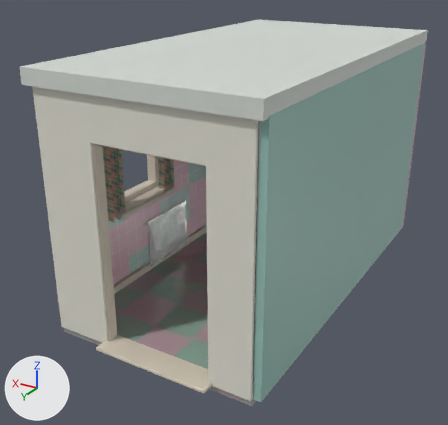
A saved change to the Blender file dream/blender/pastel_room.blend.
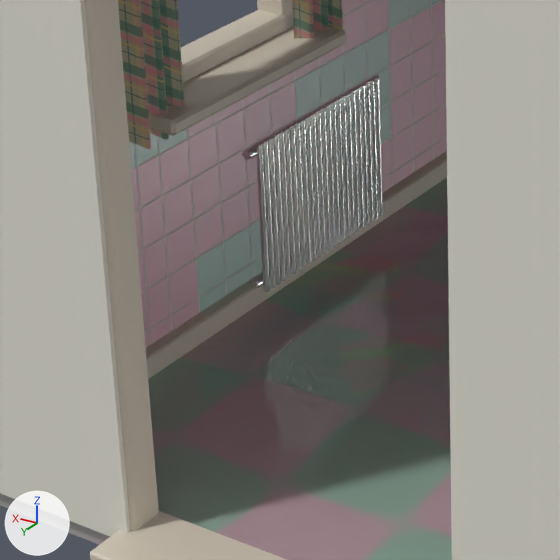
Old and new are each drawn whole from a camera (50 mm lens) standing at (-4.98, 7.61, 4.63) and looking at (-0.71, 0.5, 1.08) and again close up on the part from 15% to 54% of the width and 42% to 82% of the height. The axes (+X, +Y, +Z) are drawn at lower left. The lights are the same throughout. The older version's two pictures come first.
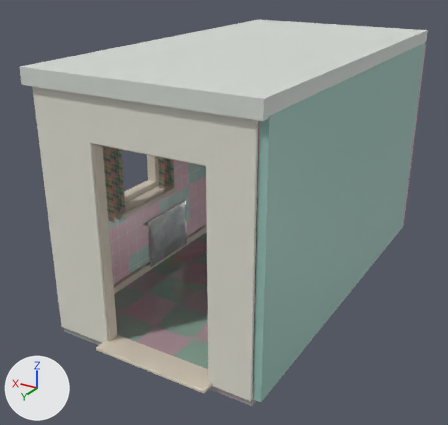
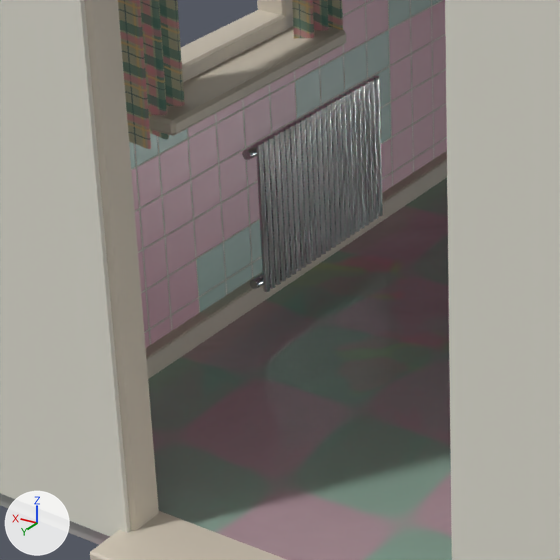
Pixel boxes (x1, y1, x2, y2) of what changed, in the close-ups (560 x 560 px):
'GEO-DREAM-radiator_fin.023', recoloured, surface changed (white to light grey)
    both: (256, 142, 270, 292)
'GEO-DREAM-radiator_fin.022', recoloured, surface changed (white to light grey)
    both: (261, 139, 275, 289)
'GEO-DREAM-radiator_fin.021', recoloured, surface changed (white to light grey)
    both: (267, 136, 281, 285)
'GEO-DREAM-radiator_fin.020', recoloured, surface changed (white to light grey)
    both: (272, 133, 286, 281)
'GEO-DREAM-radiator_fin.019', recoloured, surface changed (white to light grey)
    both: (277, 130, 291, 278)
'GEO-DREAM-radiator_fin.018', recoloured, surface changed (white to light grey)
    both: (283, 127, 296, 275)
'GEO-DREAM-radiator_fin.017', recoloured, surface changed (white to light grey)
    both: (288, 124, 301, 271)
'GEO-DREAM-radiator_fin.016', recoloured, surface changed (white to light grey)
    both: (293, 121, 306, 268)
'GEO-DREAM-radiator_fin.015', recoloured, surface changed (white to light grey)
    both: (298, 118, 311, 264)
'GEO-DREAM-radiator_fin.014', recoloured, surface changed (white to light grey)
    both: (304, 115, 316, 261)
'GEO-DREAM-radiator_fin.013', recoloured, surface changed (white to light grey)
    both: (309, 112, 321, 258)
'GEO-DREAM-radiator_fin.012', recoloured, surface changed (white to light grey)
    both: (314, 109, 326, 254)
'GEO-DREAM-radiator_fin.011', recoloured, surface changed (white to light grey)
    both: (319, 106, 331, 251)
'GEO-DREAM-radiator_fin.010', recoloured, surface changed (white to light grey)
    both: (324, 103, 336, 248)
'GEO-DREAM-radiator_fin.009', recoloured, surface changed (white to light grey)
    both: (329, 100, 341, 245)
'GEO-DREAM-radiator_fin.008', recoloured, surface changed (white to light grey)
    both: (334, 98, 346, 241)
'GEO-DREAM-radiator_fin.007', recoloured, surface changed (white to light grey)
    both: (339, 95, 350, 238)
'GEO-DREAM-radiator_fin.006', recoloured, surface changed (white to light grey)
    both: (344, 92, 355, 235)
'GEO-DREAM-radiator_fin.005', recoloured, surface changed (white to light grey)
    both: (349, 89, 360, 232)
'GEO-DREAM-radiator_fin.004', recoloured, surface changed (white to light grey)
    both: (354, 86, 364, 229)
'GEO-DREAM-radiator_fin.003', recoloured, surface changed (white to light grey)
    both: (358, 84, 369, 226)
'GEO-DREAM-radiator_fin.001', recoloured, surface changed (white to light grey)
    both: (368, 78, 378, 219)
'GEO-DREAM-radiator_fin.002', recoloured, surface changed (white to light grey)
    both: (363, 81, 374, 222)
'GEO-DREAM-radiator_fin', recoloured, surface changed (white to light grey)
    both: (373, 76, 383, 216)
'GEO-DREAM-radiator_pipe.001', recoloured, surface changed
    both: (242, 80, 368, 160)
'GEO-DREAM-radiator_pipe', recoloured, surface changed
    both: (250, 273, 263, 289)

The change, as a list of edits to the scene's bpy script:
```text
Change mat_dream_mat_chrome_007:
    mat_dream_mat_chrome_007.base_color: (0.791, 0.807, 0.799) -> (0.552, 0.578, 0.584)  # white #e6e8e7 -> light grey #c4c8c9
    mat_dream_mat_chrome_007.roughness: 0.26 -> 0.18
```
